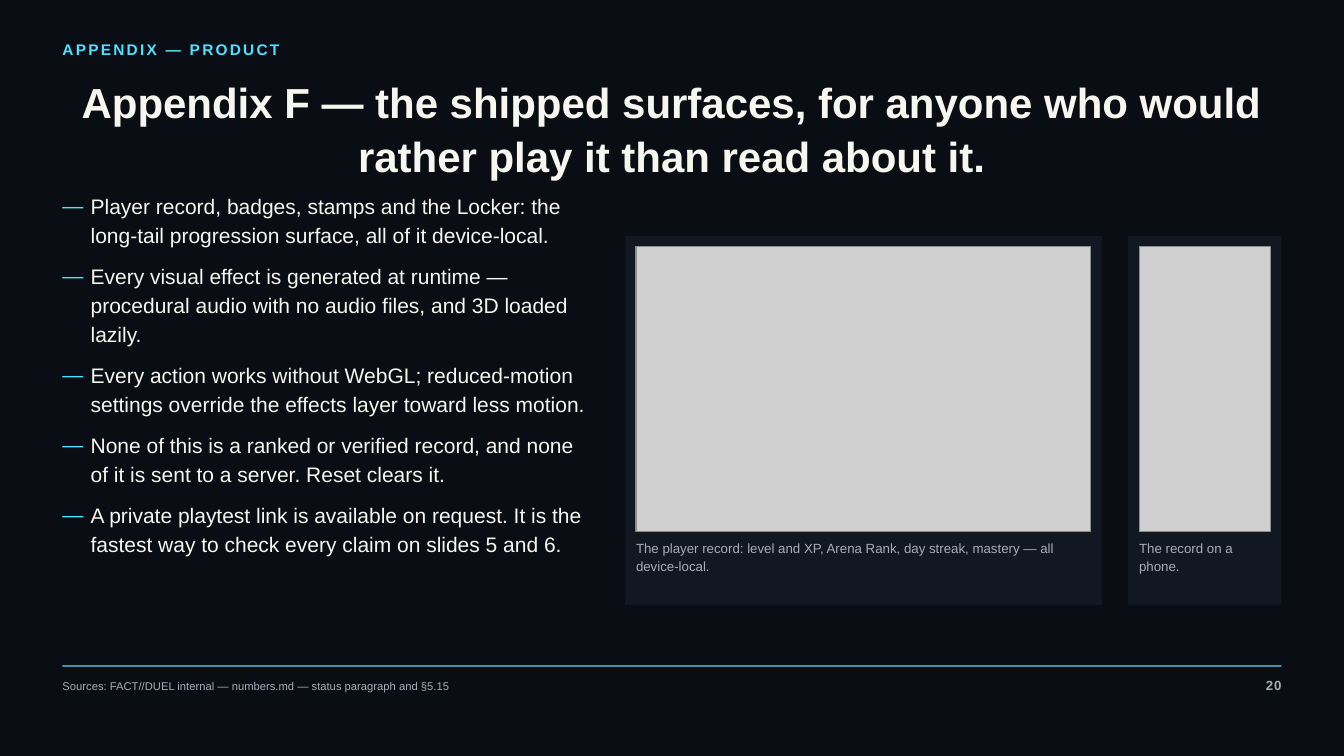
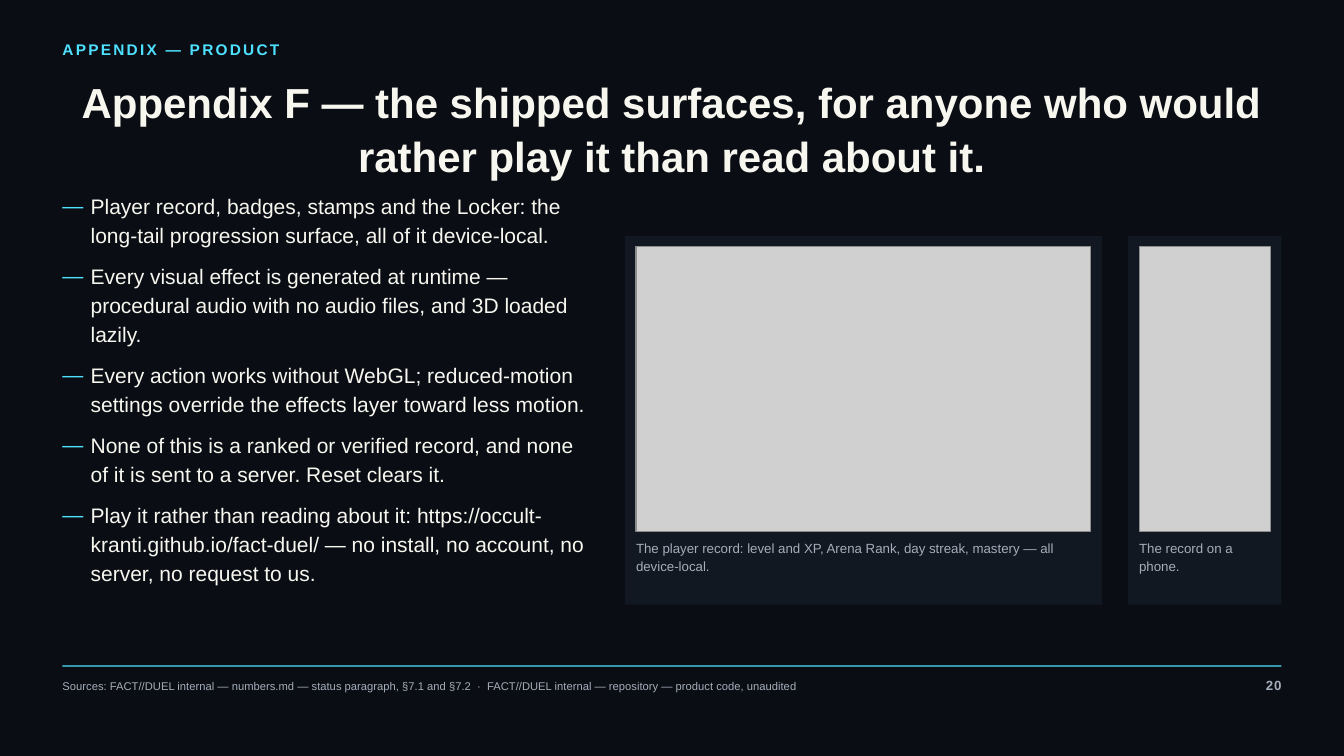
Before and after one commit to occult-kranti/fact-duel, a slide deck: slide 20 of public/product/investor/factduel-seed-deck.pptx. Drawn at 1344x756 pixels with LibreOffice and Linux fonts; fonts in the diff are those of the drawing; grey boxes stand for pictures. Boxes give left, top, right and bottom in pixels: in the first picture for what was removed or moved away, otherwise in the second. Text is boxed around its words. In the diff, an @@ line names an element or a change of style, - is before the commit and + after.

```diff
--- a/public/product/investor/factduel-seed-deck.pptx
+++ b/public/product/investor/factduel-seed-deck.pptx
@@ text at bbox=[91, 507, 583, 586]: text changed @@
-— A private playtest link is available on request. It is the fastest way to check every claim on slides 5 and 6.
+— Play it rather than reading about it: https://occult-kranti.github.io/fact-duel/ — no install, no account, no server, no request to us.
@@ text at bbox=[62, 682, 796, 692]: text changed @@
-Sources: FACT//DUEL internal — numbers.md — status paragraph and §5.15
+Sources: FACT//DUEL internal — numbers.md — status paragraph, §7.1 and §7.2 · FACT//DUEL internal — repository — product code, unaudited
```
Also in this commit, not shown: 16 other slides changed, 1 slide added, 5 other files.
